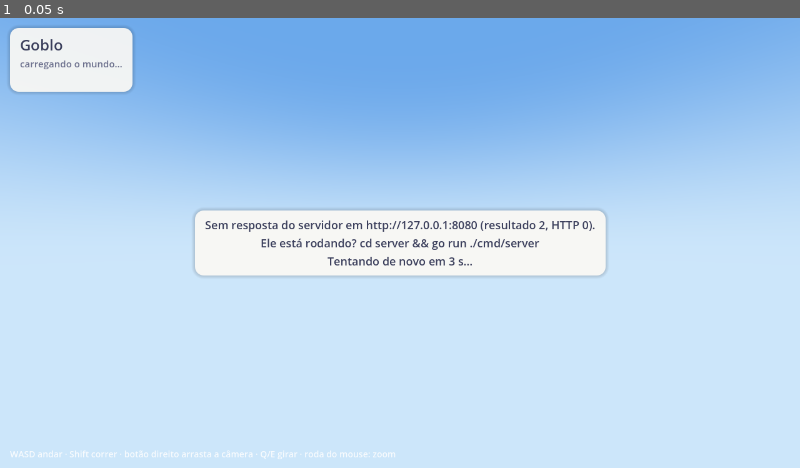
Above: before the commit, frame 1.
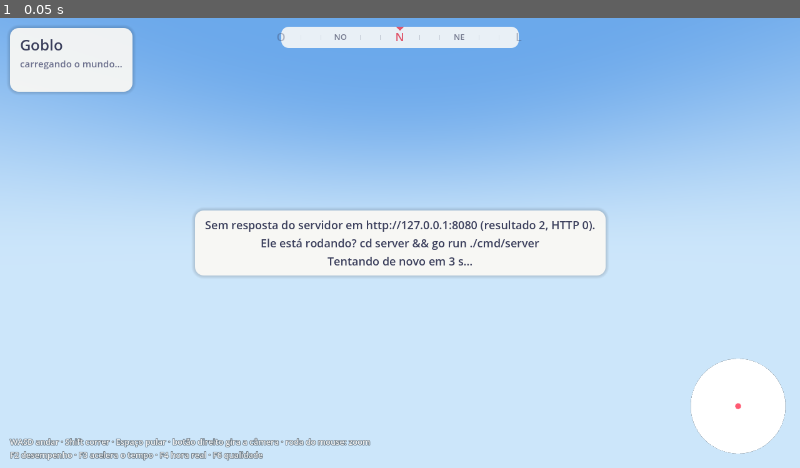
Above: after the commit, the same moment.

Repository: Dustyluc123/goblo
Game: Godot game, scene res://scenes/main.tscn
The game is run twice, just before and just after one commit, with the same random seed, the same clock (stepped at 60 frames per second) and the same inputs.
Inputs:
- Up to frame 1 (0.05 s): no input

The runs differ from the first frame. In frame 1, 4.3% of the frame differs, in the area x 1-99%, y 2-99%.

Commit message:
Adiciona bússola, mini mapa e painel de desempenho
Bússola no topo relativa à câmera; mini mapa com globinho texturizado pelos
biomas, virado para o jogador, com marcador e linha dia/noite; F2 mostra fps,
draw calls, triângulos e vegetação. HUD com bioma, horário local e controles.

Co-Authored-By: Claude Opus 5.5 <noreply@anthropic.com>

Diff:
--- /dev/null
+++ b/client/scripts/compass.gd
@@ -0,0 +1,59 @@
+class_name Compass
+extends Control
+## Bússola no topo da tela: mostra N, L, S, O (e intermediários) em relação à direção
+## para onde a câmera olha, no lugar onde o personagem está.
+
+const WIDTH := 380.0
+const HEIGHT := 34.0
+const SPAN := 180.0  # graus visíveis na faixa
+const LABELS := {0: "N", 45: "NE", 90: "L", 135: "SE", 180: "S", 225: "SO", 270: "O", 315: "NO"}
+
+## Para onde a câmera olha, em graus a partir do norte, no sentido horário.
+var heading := 0.0
+
+
+func _ready() -> void:
+	custom_minimum_size = Vector2(WIDTH, HEIGHT)
+	size = custom_minimum_size
+	mouse_filter = Control.MOUSE_FILTER_IGNORE
+
+
+## Calcula o rumo a partir da base da câmera e do "para cima" do personagem.
+func update_from(camera_basis: Basis, up: Vector3) -> void:
+	var north := Vector3.UP - up * up.y
+	if north.length() < 0.01:  # bem no polo: qualquer direção serve
+		north = Vector3.FORWARD - up * up.dot(Vector3.FORWARD)
+	north = north.normalized()
+	var east := north.cross(up)
+	var fwd := -camera_basis.z
+	fwd -= up * fwd.dot(up)
+	if fwd.length() < 0.05:
+		fwd = camera_basis.y - up * camera_basis.y.dot(up)
+	heading = fposmod(rad_to_deg(atan2(fwd.dot(east), fwd.dot(north))), 360.0)
+	queue_redraw()
+
+
+func _draw() -> void:
+	var bg := StyleBoxFlat.new()
+	bg.bg_color = Color(1, 0.99, 0.97, 0.85)
+	bg.set_corner_radius_all(12)
+	draw_style_box(bg, Rect2(Vector2.ZERO, size))
+	var font := get_theme_default_font()
+	var ink := Color("3b3f5c")
+	for deg in range(0, 360, 15):
+		var rel := wrapf(float(deg) - heading, -180.0, 180.0)
+		if absf(rel) > SPAN * 0.5:
+			continue
+		var x := WIDTH * 0.5 + rel / SPAN * WIDTH
+		var fade := 1.0 - absf(rel) / (SPAN * 0.5)
+		if LABELS.has(deg):
+			var text: String = LABELS[deg]
+			var fs := 18 if deg % 90 == 0 else 13
+			var col := Color("e0566b") if deg == 0 else ink
+			col.a = 0.35 + 0.65 * fade
+			var w := font.get_string_size(text, HORIZONTAL_ALIGNMENT_LEFT, -1, fs).x
+			draw_string(font, Vector2(x - w * 0.5, HEIGHT * 0.5 + fs * 0.35), text, HORIZONTAL_ALIGNMENT_LEFT, -1, fs, col)
+		else:
+			draw_line(Vector2(x, HEIGHT * 0.38), Vector2(x, HEIGHT * 0.62), Color(ink, 0.3 * fade), 1.5)
+	var c := WIDTH * 0.5
+	draw_colored_polygon(PackedVector2Array([Vector2(c - 6, 0), Vector2(c + 6, 0), Vector2(c, 7)]), Color("e0566b"))
--- a/client/scripts/hud.gd
+++ b/client/scripts/hud.gd
@@ -1,7 +1,8 @@
 class_name Hud
 extends CanvasLayer
-## HUD mínimo: país e coordenadas da célula embaixo do personagem, mensagens de status
-## e a lista de controles. Montado em código para ficar fácil de mexer.
+## HUD: país, bioma, coordenadas e horário local da célula embaixo do personagem, bússola,
+## mini mapa, painel de desempenho (F2), mensagens de status e a lista de controles.
+## Montado em código para ficar fácil de mexer.
 
 const INK := Color("3b3f5c")
 const INK_SOFT := Color("6b6f8c")
@@ -11,6 +12,9 @@
 var _time: Label
 var _status_panel: PanelContainer
 var _status: Label
+var _compass: Compass
+var _minimap: Minimap
+var _perf: Label
 
 
 func _ready() -> void:
@@ -40,13 +44,42 @@
 	_status.horizontal_alignment = HORIZONTAL_ALIGNMENT_CENTER
 	_status_panel.add_child(_status)
 
-	var help := _label(14, Color(1, 1, 1, 0.85))
-	help.text = "WASD andar · Shift correr · botão direito arrasta a câmera · Q/E girar · roda do mouse: zoom"
+	var help := _label(13, Color(1, 1, 1, 0.9))
+	help.text = "WASD andar · Shift correr · Espaço pular · botão direito gira a câmera · roda do mouse: zoom\nF2 desempenho · F3 acelera o tempo · F4 hora real · F6 qualidade"
+	help.add_theme_color_override("font_outline_color", Color(0, 0, 0, 0.45))
+	help.add_theme_constant_override("outline_size", 4)
 	help.set_anchors_and_offsets_preset(Control.PRESET_BOTTOM_LEFT)
 	help.grow_vertical = Control.GROW_DIRECTION_BEGIN
 	help.offset_left = 16
 	help.offset_bottom = -12
 	add_child(help)
+
+	_compass = Compass.new()
+	_compass.set_anchors_and_offsets_preset(Control.PRESET_CENTER_TOP)
+	_compass.offset_left = -Compass.WIDTH * 0.5
+	_compass.offset_right = Compass.WIDTH * 0.5
+	_compass.offset_top = 14
+	_compass.offset_bottom = 14 + Compass.HEIGHT
+	add_child(_compass)
+
+	_minimap = Minimap.new()
+	_minimap.set_anchors_and_offsets_preset(Control.PRESET_BOTTOM_RIGHT)
+	_minimap.offset_left = -Minimap.SIZE - 14
+	_minimap.offset_top = -Minimap.SIZE - 14
+	_minimap.offset_right = -14
+	_minimap.offset_bottom = -14
+	add_child(_minimap)
+
+	_perf = _label(13, INK)
+	var perf_card := PanelContainer.new()
+	perf_card.add_theme_stylebox_override("panel", _card_style())
+	perf_card.set_anchors_and_offsets_preset(Control.PRESET_TOP_RIGHT)
+	perf_card.grow_horizontal = Control.GROW_DIRECTION_BEGIN
+	perf_card.offset_right = -16
+	perf_card.offset_top = 16
+	perf_card.add_child(_perf)
+	perf_card.visible = false
+	add_child(perf_card)
 
 
 ## Mensagem rápida no centro da tela, que some sozinha.
@@ -55,6 +88,28 @@
 	await get_tree().create_timer(1.5).timeout
 	if _status.text == text:
 		hide_status()
+
+
+func build_minimap(world: WorldData) -> void:
+	_minimap.build(world)
+
+
+## Bússola e mini mapa, a cada quadro.
+func update_navigation(camera_basis: Basis, up: Vector3, sun_dir: Vector3) -> void:
+	_compass.update_from(camera_basis, up)
+	_minimap.update_view(up, sun_dir)
+
+
+func toggle_perf() -> void:
+	(_perf.get_parent() as Control).visible = not (_perf.get_parent() as Control).visible
+
+
+func perf_visible() -> bool:
+	return (_perf.get_parent() as Control).visible
+
+
+func show_perf(text: String) -> void:
+	_perf.text = text
 
 
 func show_status(text: String) -> void:
--- a/client/scripts/main.gd
+++ b/client/scripts/main.gd
@@ -125,6 +125,9 @@
 	_camera.set_planet_radius(world.radius)
 	_camera.world = world
 	_clouds.build(world.radius, Quality.current()["clouds"])
+	t0 = Time.get_ticks_msec()
+	_hud.build_minimap(world)
+	load_stats["minimap_ms"] = Time.get_ticks_msec() - t0
 
 	var spawn := world.nearest_land(world.find_cell(WorldData.lat_lon_to_vec(spawn_lat, spawn_lon)))
 	t0 = Time.get_ticks_msec()
@@ -206,6 +209,13 @@
 	_day_night.update(delta, _player.global_position.normalized(), _camera.far_amount)
 	_clouds.update(delta, _camera.far_amount, maxf(_day_night.local_day, _camera.far_amount))
 	_hud.show_time(_day_night.local_hours(world.lons[_player.cell_id]), _day_night.speed)
+	_hud.update_navigation(_camera.global_basis, _player.global_position.normalized(), _day_night.sun_dir)
+	if _hud.perf_visible():
+		_hud.show_perf("%d fps · %.1f ms\n%d draw calls · %d mil triângulos\n%d objetos de vegetação\nqualidade %s" % [
+			Engine.get_frames_per_second(), Performance.get_monitor(Performance.TIME_PROCESS) * 1000.0,
+			Performance.get_monitor(Performance.RENDER_TOTAL_DRAW_CALLS_IN_FRAME),
+			Performance.get_monitor(Performance.RENDER_TOTAL_PRIMITIVES_IN_FRAME) / 1000,
+			_vegetation.instance_count, Quality.label()])
 	if _highlight.mesh:
 		var mat := _highlight.mesh.surface_get_material(0) as StandardMaterial3D
 		mat.albedo_color.a = 0.45 + 0.15 * sin(Time.get_ticks_msec() / 300.0)
@@ -215,6 +225,8 @@
 func _unhandled_input(event: InputEvent) -> void:
 	if event is InputEventKey and event.pressed and not event.echo:
 		match (event as InputEventKey).keycode:
+			KEY_F2:
+				_hud.toggle_perf()
 			KEY_F3:
 				_day_night.faster()
 				_hud.flash("Tempo ×%d" % int(_day_night.speed))
--- /dev/null
+++ b/client/scripts/minimap.gd
@@ -0,0 +1,96 @@
+class_name Minimap
+extends SubViewportContainer
+## Mini mapa: um globinho no canto da tela, sempre virado para a posição do jogador (com o
+## norte para cima), com um ponto marcando onde ele está e a linha dia/noite.
+## Fica num SubViewport com mundo 3D próprio, então não interfere na cena principal.
+
+const SIZE := 170
+const TEX_W := 512
+const TEX_H := 256
+const SHADER := preload("res://shaders/minimap_globe.gdshader")
+
+var _viewport: SubViewport
+var _globe: MeshInstance3D
+var _material: ShaderMaterial
+
+
+func _ready() -> void:
+	stretch = true
+	custom_minimum_size = Vector2(SIZE, SIZE)
+	size = custom_minimum_size
+	mouse_filter = Control.MOUSE_FILTER_IGNORE
+	_viewport = SubViewport.new()
+	_viewport.size = Vector2i(SIZE, SIZE)
+	_viewport.own_world_3d = true
+	_viewport.transparent_bg = true
+	_viewport.msaa_3d = Viewport.MSAA_4X
+	_viewport.render_target_update_mode = SubViewport.UPDATE_ALWAYS
+	add_child(_viewport)
+
+	var cam := Camera3D.new()
+	cam.position = Vector3(0, 0, 3.4)
+	cam.fov = 38.0
+	_viewport.add_child(cam)
+
+	_material = ShaderMaterial.new()
+	_material.shader = SHADER
+	var sphere := SphereMesh.new()
+	sphere.radial_segments = 64
+	sphere.rings = 32
+	sphere.radius = 1.0
+	sphere.height = 2.0
+	_globe = MeshInstance3D.new()
+	_globe.mesh = sphere
+	_globe.material_override = _material
+	_viewport.add_child(_globe)
+
+	var dot_mat := StandardMaterial3D.new()
+	dot_mat.shading_mode = BaseMaterial3D.SHADING_MODE_UNSHADED
+	dot_mat.albedo_color = Color("ff5a72")
+	var dot_mesh := SphereMesh.new()
+	dot_mesh.radius = 0.045
+	dot_mesh.height = 0.09
+	dot_mesh.material = dot_mat
+	var dot := MeshInstance3D.new()
+	dot.mesh = dot_mesh
+	dot.position = Vector3(0, 0, 1.02)
+	_viewport.add_child(dot)
+	var ring_mat := dot_mat.duplicate() as StandardMaterial3D
+	ring_mat.albedo_color = Color.WHITE
+	var ring_mesh := TorusMesh.new()
+	ring_mesh.inner_radius = 0.055
+	ring_mesh.outer_radius = 0.075
+	ring_mesh.material = ring_mat
+	var ring := MeshInstance3D.new()
+	ring.mesh = ring_mesh
+	ring.position = Vector3(0, 0, 1.03)
+	ring.rotation.x = PI / 2
+	_viewport.add_child(ring)
+
+
+## Pinta a textura do mapa a partir do mundo (uma vez, ao carregar).
+func build(world: WorldData) -> void:
+	var img := Image.create(TEX_W, TEX_H, false, Image.FORMAT_RGB8)
+	var hint := 0
+	for py in TEX_H:
+		var lat := 90.0 - (py + 0.5) / TEX_H * 180.0
+		for px in TEX_W:
+			var lon := (px + 0.5) / TEX_W * 360.0 - 180.0
+			hint = world.find_cell(WorldData.lat_lon_to_vec(lat, lon), hint)
+			var b: int = world.biomes[hint]
+			var col: Color = BiomeStyle.COLORS[b]
+			if b == WorldData.Biome.OCEAN:
+				col = Color("9bd6e6").lerp(Color("3f7fb8"), clampf(float(world.water_depth[hint]) / 4.0, 0.0, 1.0))
+			img.set_pixel(px, py, col)
+	_material.set_shader_parameter("map", ImageTexture.create_from_image(img))
+
+
+## Gira o globinho para o ponto `up` (direção do jogador) ficar de frente, com o norte para cima.
+func update_view(up: Vector3, sun_dir: Vector3) -> void:
+	var north := Vector3.UP - up * up.y
+	if north.length() < 0.01:
+		north = Vector3.FORWARD
+	north = north.normalized()
+	var x := north.cross(up)
+	_globe.basis = Basis(x, north, up).transposed()
+	_material.set_shader_parameter("sun_dir", sun_dir)
--- /dev/null
+++ b/client/shaders/minimap_globe.gdshader
@@ -0,0 +1,26 @@
+// Globinho do mini mapa: textura equirretangular dos biomas (gerada pelo cliente a partir
+// do mundo) e linha dia/noite. A posição do objeto é a do mundo real, então lat/lon saem
+// direto dela; o nó é girado para o jogador ficar de frente.
+shader_type spatial;
+render_mode unshaded, cull_back;
+
+uniform sampler2D map : source_color, filter_linear, repeat_enable;
+uniform vec3 sun_dir = vec3(0.0, 0.0, 1.0);
+
+varying vec3 obj_pos;
+
+void vertex() {
+	obj_pos = normalize(VERTEX);
+}
+
+void fragment() {
+	vec3 n = normalize(obj_pos);
+	float lon = atan(n.x, n.z);
+	float lat = asin(clamp(n.y, -1.0, 1.0));
+	vec2 uv = vec2(lon / (2.0 * PI) + 0.5, 0.5 - lat / PI);
+	vec3 col = texture(map, uv).rgb;
+	float day = smoothstep(-0.08, 0.08, dot(n, normalize(sun_dir)));
+	col *= mix(vec3(0.28, 0.33, 0.6), vec3(1.0), day);
+	float rim = pow(1.0 - clamp(dot(NORMAL, VIEW), 0.0, 1.0), 2.5);
+	ALBEDO = col + vec3(0.5, 0.7, 1.0) * rim * 0.35;
+}
Not shown, added: client/scripts/compass.gd.uid
Not shown, added: client/scripts/minimap.gd.uid
Not shown, added: client/shaders/minimap_globe.gdshader.uid
